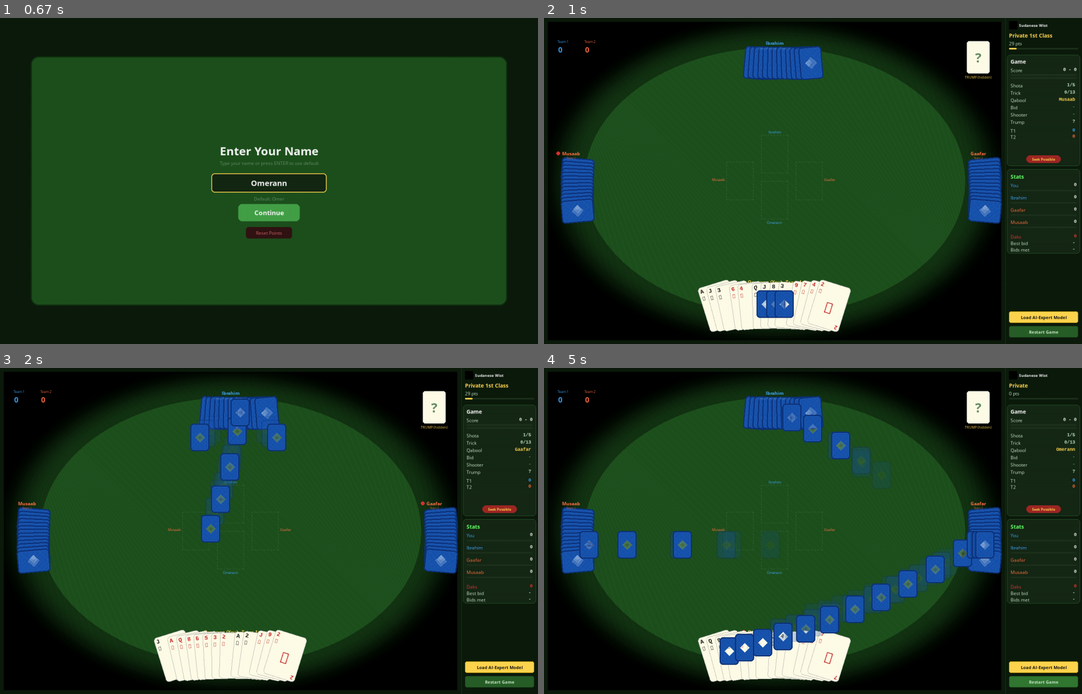
Above: before the commit, frames 1-4 (two rows, left to right).
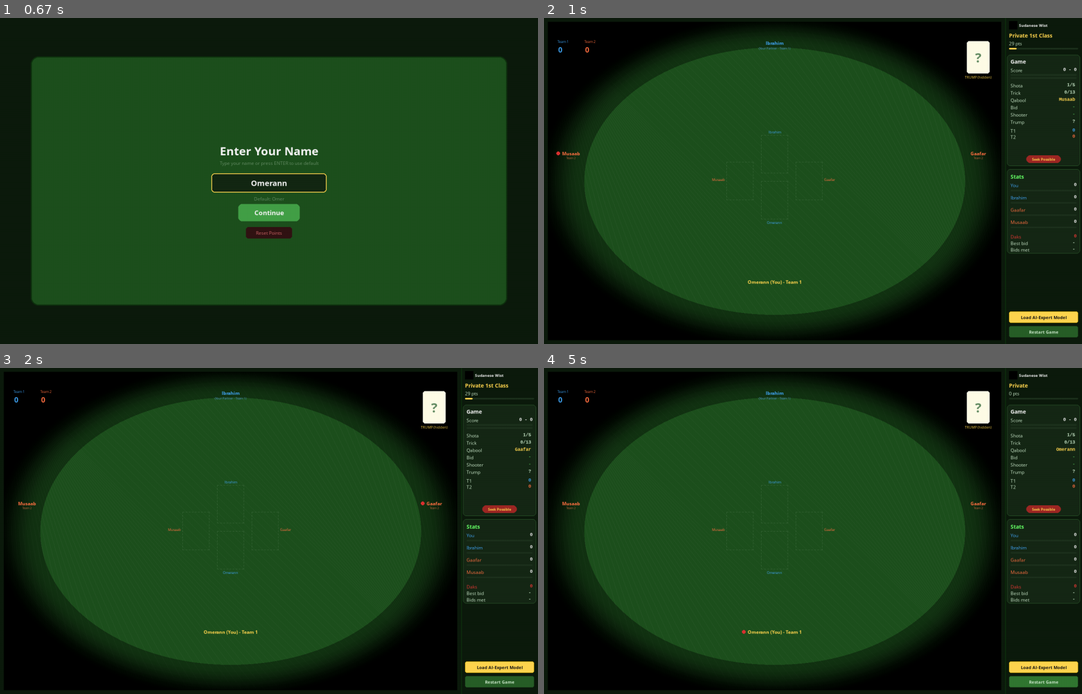
Above: after the commit, the same moments.

Repository: aamagzoub/engineering-intelligence
Game: pygame game, started from gui_pygame/main.py
Same seed, same stepped clock (60 frames per second), same inputs: the game is played once before the commit and once after it.
Inputs (mouse positions are in pixels of both pictures, inside the frame that each line leads up to):
- Up to frame 1 (0.67 s): type "ann" at 0.33 s
- Up to frame 2 (1 s): tap Enter at 0.67 s; click "▶ Start Game" at 0.93 s
- Up to frame 3 (2 s): click "Restart Game" at 1.27 s; click "Continue" at 1.6 s; tap Enter at 1.88 s
- Up to frame 4 (5 s): click "Restart Game" at 2.27 s; click "Reset Points" at 2.6 s; click (737, 462) at 2.93 s; tap Enter at 4.32 s; tap Space at 4.65 s

Frame 1 is identical in both runs. In frame 2, 7.9% of the frame differs, in the area x 3-86%, y 8-97%; in frame 3, 9.9%; in frame 4, 13%.

Commit message:
WIP: Qabool draw phase setup, determine_first_shota_qabool_with_cards

Diff:
--- a/environments/wist/tasmiya_engine.py
+++ b/environments/wist/tasmiya_engine.py
@@ -122,6 +122,12 @@
     Teams: Player 0+2 (Team 0), Player 1+3 (Team 1).
     The player with the highest card on the winning team becomes Qabool.
     """
+    qabool_id, _ = determine_first_shota_qabool_with_cards()
+    return qabool_id
+
+
+def determine_first_shota_qabool_with_cards() -> tuple[int, list]:
+    """Same as determine_first_shota_qabool but also returns the 4 drawn cards."""
     from environments.wist.rules import rank_value
 
     deck = Deck()
@@ -135,17 +141,15 @@
     team_1_best = max(rank_value(drawn[1].rank), rank_value(drawn[3].rank))
 
     if team_0_best >= team_1_best:
-        # Team 0 wins. The player with the higher card is Qabool.
         if rank_value(drawn[0].rank) >= rank_value(drawn[2].rank):
-            return 0
+            return 0, drawn
         else:
-            return 2
+            return 2, drawn
     else:
-        # Team 1 wins.
         if rank_value(drawn[1].rank) >= rank_value(drawn[3].rank):
-            return 1
+            return 1, drawn
         else:
-            return 3
+            return 3, drawn
 
 
 class TasmiyaEngine:
--- a/gui_pygame/game_screen.py
+++ b/gui_pygame/game_screen.py
@@ -44,7 +44,7 @@
 from environments.wist.round import Round
 from environments.wist.rules import legal_cards, trick_winner, rank_value
 from environments.wist.setup import create_standard_players
-from environments.wist.tasmiya_engine import TasmiyaEngine, determine_first_shota_qabool, determine_trump_suit
+from environments.wist.tasmiya_engine import TasmiyaEngine, determine_first_shota_qabool, determine_first_shota_qabool_with_cards, determine_trump_suit
 from environments.wist.trick import Trick
 from intelligence.core.cards.card import Card
 from intelligence.core.cards.rank import Rank
@@ -415,7 +415,18 @@
         self.shota_number += 1
         # Rotate Qabool for new shotas (not for Dak re-deals).
         if self.shota_number == 1:
-            self.qabool_id = determine_first_shota_qabool()
+            self.qabool_id, self._qabool_draw_cards = determine_first_shota_qabool_with_cards()
+            # Show the Qabool draw phase before dealing.
+            self.phase = "qabool_draw"
+            self._qabool_draw_timer = 180  # ~3 seconds at 60fps.
+            self._message = "Drawing cards to determine Qabool..."
+            self._message_timer = 180
+            self._log_game_event("=== QABOOL DRAW ===")
+            for i, card in enumerate(self._qabool_draw_cards):
+                r, s = card_key(card)
+                self._log_game_event(f"  {DISPLAY_NAMES[i]} draws {r}{s}")
+            self._log_game_event(f"  Qabool: {DISPLAY_NAMES[self.qabool_id]}")
+            return
         else:
             self.qabool_id = (self.qabool_id + 1) % 4
         self._start_shota_common()
